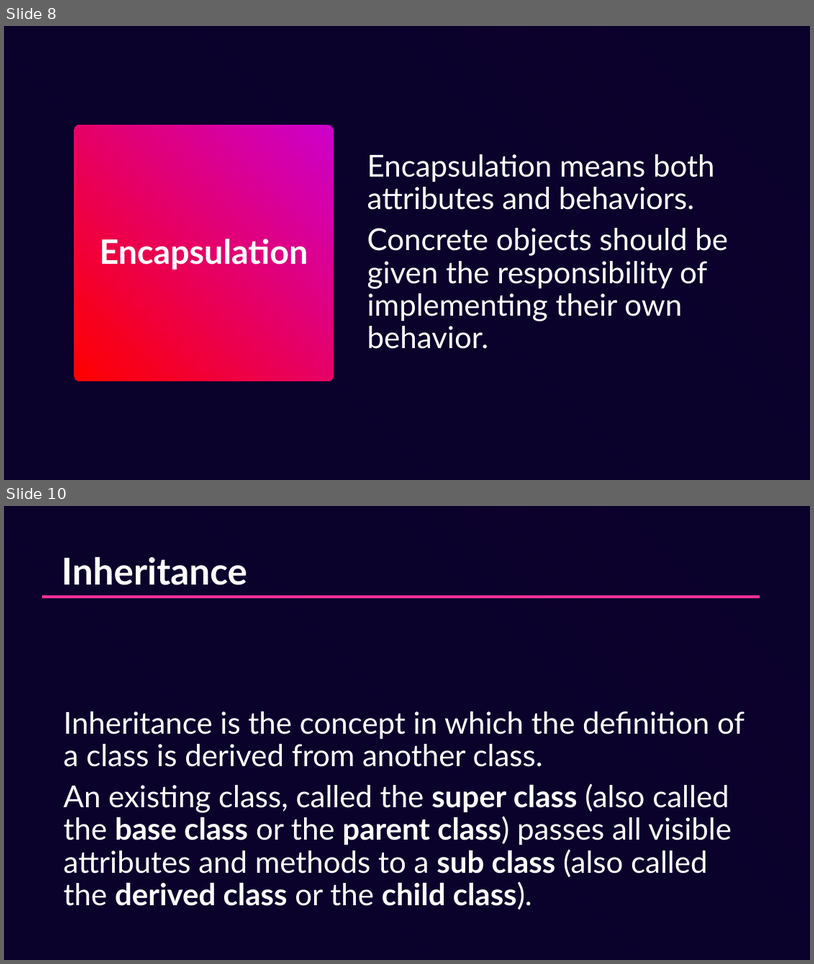
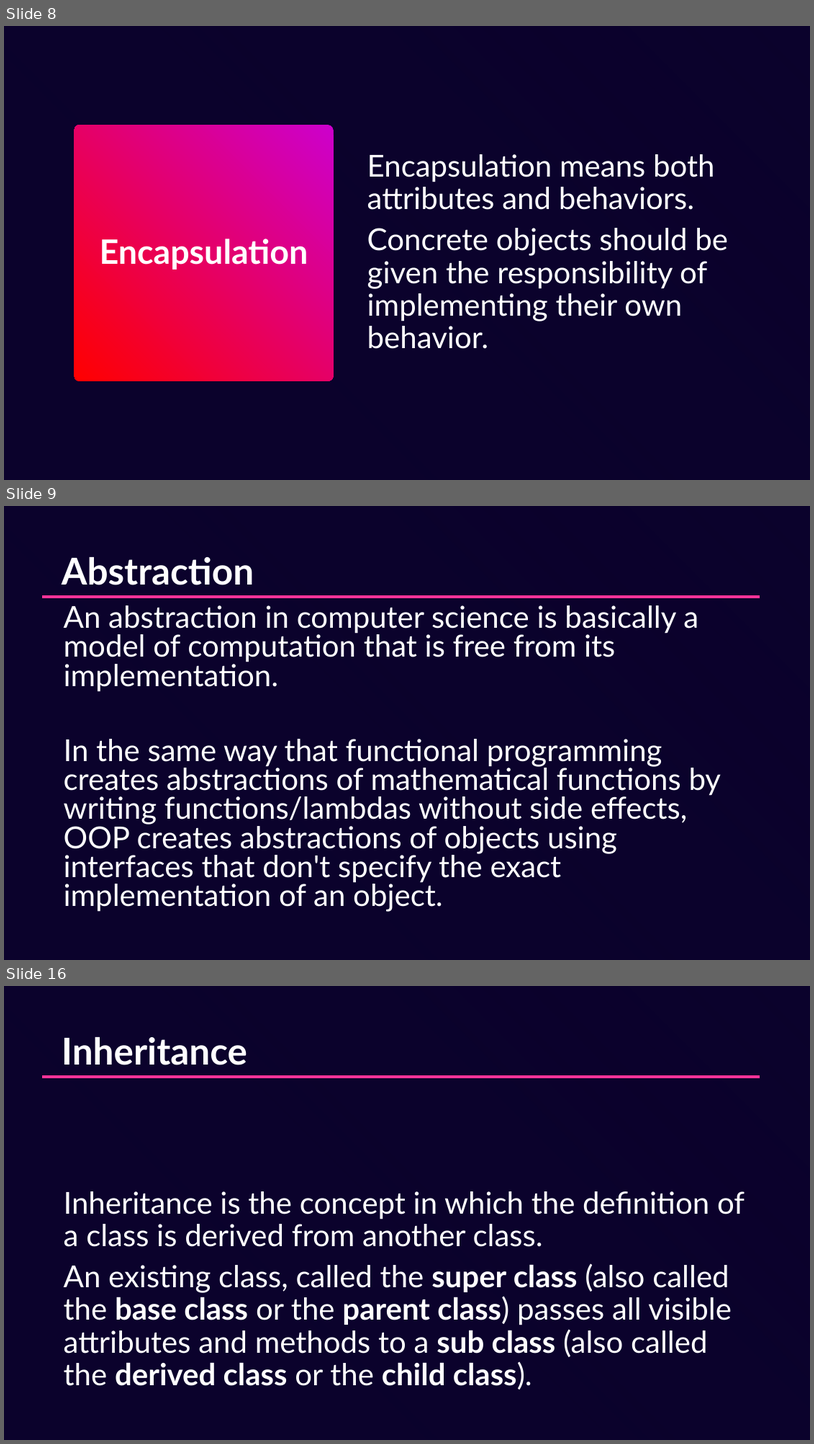
Before and after one commit to HowDoIGitHelp/CMSC23MDNotes, a slide deck: PPTs/Fundamental Concpets of OOP.pptx. Shown one above the other, each under a label of ours: slides 8 and 10 before the commit, slides 8, 9 and 16 after it; the slides between them are not shown. The pictures are 814x964 and 814x1444 pixels, drawn with LibreOffice and Linux fonts; fonts in the diff are those of the drawing; background and template pictures are left out. Boxes give left, top, right and bottom in pixels: in the first picture for what was removed or moved away, otherwise in the second. Text is boxed around its words. In the diff, an @@ line names an element or a change of style, - is before the commit and + after.

```diff
--- a/PPTs/Fundamental Concpets of OOP.pptx
+++ b/PPTs/Fundamental Concpets of OOP.pptx
@@ slide 9 added at (4, 506, 810, 960), background picture (left out); not listed: 2 template elements that a slide beside it also shows @@
@@ title added at (62, 557, 254, 585), 44 pt, text #FFFFFF, bold @@
+Abstraction
@@ text added at (64, 605, 722, 911), 36 pt, text #FFFFFF @@
+An abstraction in computer science is basically a model of computation that is free from its implementation.
+In the same way that functional programming creates abstractions of mathematical functions by writing functions/lambdas without side effects, OOP creates abstractions of objects using interfaces that don't specify the exact implementation of an object.
@@ what was slide 10 is now slide 16 @@
```
Also in this commit, not shown: 3 slides changed, 5 other slides added, 8 other files.
